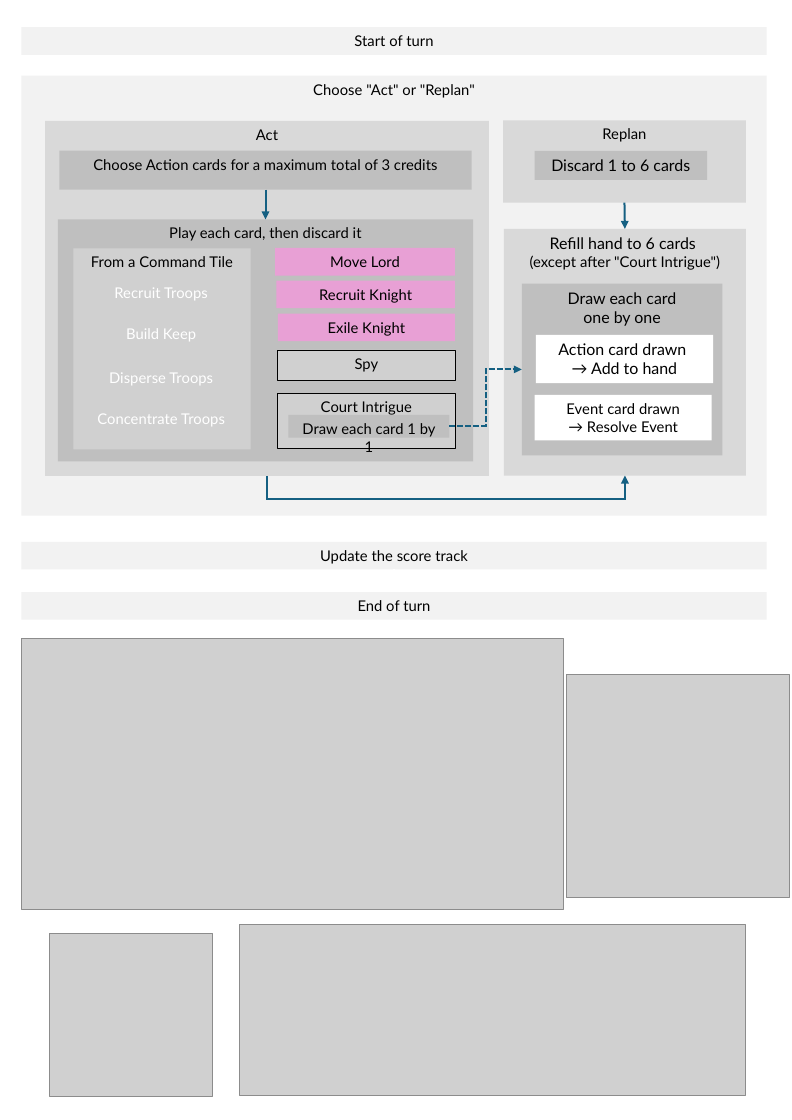
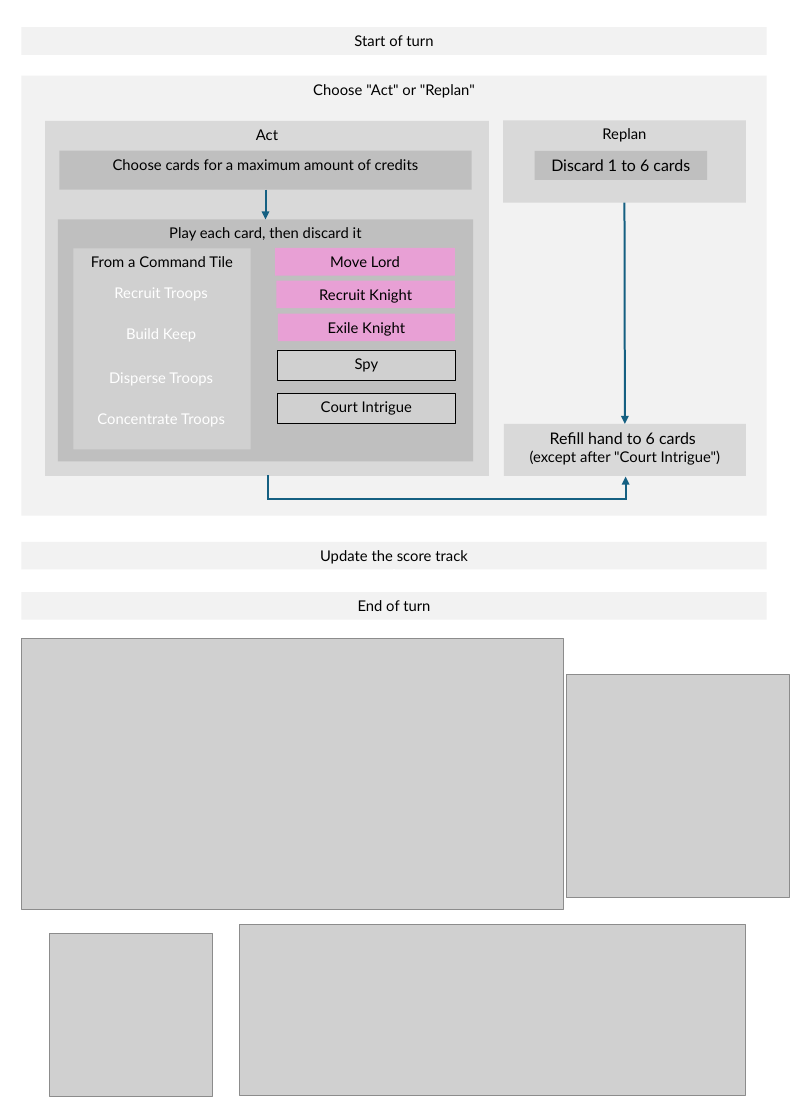
Before and after one commit to LucasBorboleta/Terre-de-Barons, a slide deck: slide 1 of pictures/Memos/memo-en.pptx. Drawn at 792x1120 pixels with LibreOffice and Linux fonts; fonts in the diff are those of the drawing; grey boxes stand for pictures; background and template pictures are left out. Boxes give left, top, right and bottom in pixels: in the first picture for what was removed or moved away, otherwise in the second. Text is boxed around its words. In the diff, an @@ line names an element or a change of style, - is before the commit and + after.

```diff
--- a/pictures/Memos/memo-en.pptx
+++ b/pictures/Memos/memo-en.pptx
@@ text in rectangle at <box>113,159,419,170</box>: text changed @@
-Choose Action cards for a maximum total of 3 credits
+Choose cards for a maximum amount of credits
@@ arrow moved from (624, 203) - (624, 229) to (624, 203) - (624, 424) @@
@@ rectangle removed at <box>522,283,722,455</box> @@
-Draw each card
-one by one
@@ rectangle removed at <box>535,335,713,383</box> @@
-Action card drawn
-→ Add to hand
@@ elbow arrow removed from (449, 426) to (522, 370) @@
@@ picture "Court Intrigue": place and size @@
-picture "Court Intrigue" at <box>278,393,455,448</box>
+picture "Court Intrigue" at <box>278,393,455,423</box>
@@ rectangle removed at <box>288,415,449,438</box> @@
-Draw each card 1 by 1
@@ rectangle removed at <box>534,395,712,441</box> @@
-Event card drawn
-→ Resolve Event
@@ rectangle "Refill hand to 6 cards ...": place and size @@
-rectangle "Refill hand to 6 cards ..." at <box>504,229,745,476</box>
+rectangle "Refill hand to 6 cards ..." at <box>504,424,745,476</box>
```
Also in this commit, not shown: 5 other files.
